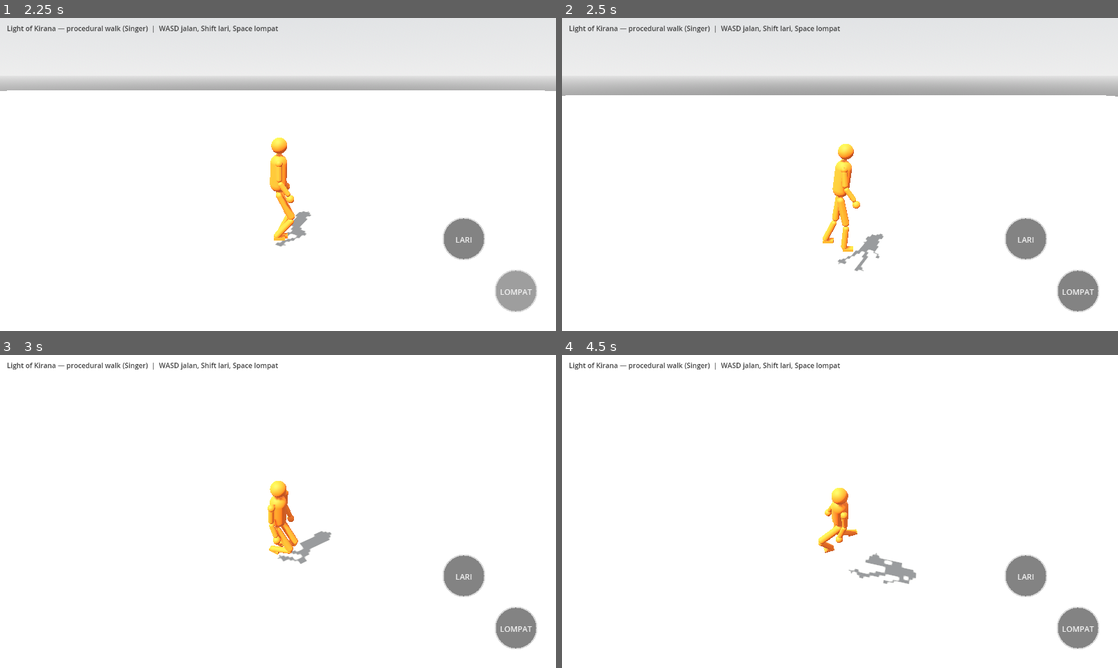
Above: before the commit, frames 1-4 (two rows, left to right).
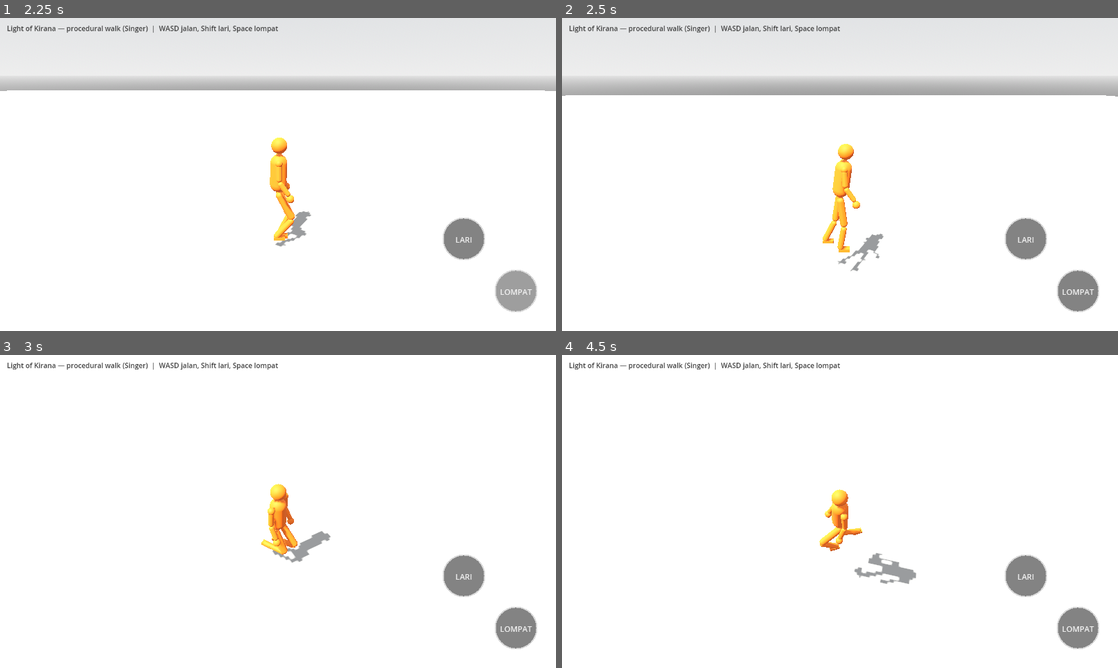
Above: after the commit, the same moments.

Repository: bagus123triga/light-of-kirana
Game: Godot game, scene res://scenes/main.tscn
Two runs of this game, one before a commit and one after it. Both use one fixed random seed, a clock stepped at 60 frames per second and the inputs below.
Inputs (mouse positions are in pixels of both pictures, inside the frame that each line leads up to):
- Up to frame 1 (2.25 s): tap Enter at 0.5 s; drag from (55, 271) to (333, 105) at 0.52 s; drag from (461, 240) to (250, 237) at 1.27 s; move the mouse to (517, 290) at 2.02 s; hold D from 2.03 s (still down); hold Shift from 2.03 s (still down); click (517, 290) at 2.17 s
- Up to frame 2 (2.5 s): keep holding D; keep holding Shift
- Up to frame 3 (3 s): release D at 2.75 s; release Shift at 2.75 s; drag from (250, 574) to (111, 464) at 2.77 s
- Up to frame 4 (4.5 s): move the mouse to (1006, 558) at 3.52 s; hold A 3.53-4.25 s; hold Shift 3.53-4.25 s; tap Space at 3.77 s; drag from (673, 464) to (756, 433) at 4.27 s

Frame 1 is identical in both runs. In frame 2, 0.3% of the frame differs, in the area x 47-56%, y 40-81%; in frame 3, 0.7%, in the area x 47-60%, y 40-67%; in frame 4, 0.5%.

Commit message:
Release planted feet immediately during falls

Diff:
--- a/scripts/procedural_humanoid.gd
+++ b/scripts/procedural_humanoid.gd
@@ -631,12 +631,19 @@
 				var run_jump_air_side := 1.0 if i != run_jump_lead_foot else -1.0
 				var run_jump_air_offset := sin(run_jump_phase) * 0.38 * run_jump_air_side if jump_from_run else 0.0
 				airborne_target = hip_global + Vector3(0, -0.89, 0) + forward * run_jump_air_offset + right * jump_side * 0.09
+				foot_planted_pos[i] = foot_planted_pos[i].lerp(airborne_target, clampf(delta * 8.0, 0.0, 1.0))
 			else:
-				# Unplanned fall (e.g. walking off a platform): legs hang
-				# DOWN from the pelvis instead of curling toward the head.
-				# Keep ankles just inside full extension for a stable IK chain.
-				airborne_target = hip_global + Vector3(0, -(LEG_UPPER + LEG_LOWER - 0.035), 0) + right * jump_side * 0.09
-			foot_planted_pos[i] = foot_planted_pos[i].lerp(airborne_target, clampf(delta * 12.0, 0.0, 1.0))
+				# Walking off an edge is NOT a jump: immediately release
+				# the old world-space planted foot. Interpolating from the
+				# platform lets the pelvis fall below the ankle, making IK
+				# point the thigh upward through the head (the screenshot bug).
+				# Re-parent the ankle target to the pelvis in this same frame.
+				airborne_target = hip_global + Vector3(0, -(LEG_UPPER + LEG_LOWER - 0.06), 0) + right * jump_side * 0.09
+				foot_stepping[i] = false
+				foot_step_t[i] = 0.0
+				foot_planted_pos[i] = airborne_target
+				foot_target_pos[i] = airborne_target
+				foot_from_pos[i] = airborne_target
 		_was_airborne = true
 	elif _was_airborne:
 		# No hip-velocity kick here anymore (Bagus, 2026-11-09): the
